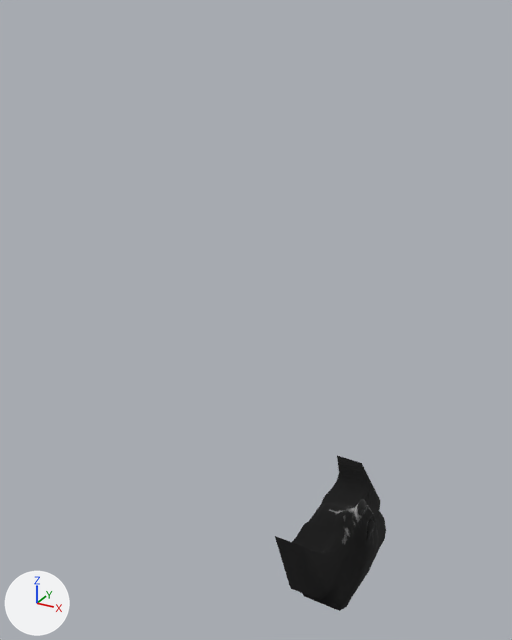
What one commit did to the glTF model historically-accurate-game-jam-13/Assets/3D/Snout.glb.
Both versions are drawn from a 50 mm camera at (2.12, -2.72, 2.11) aimed at (0.62, 0.02, 0.74). The axes (+X, +Y, +Z) are drawn at lower left. The lights are the same throughout. The first picture is the older version. Where no turn or scale is listed for an object, it has been applied to the vertices. Vertices at exactly the same position are counted once.

The scene before the commit, as lines of its bpy script (objects in view):
```python
me_gazq8epl9i84597rnjg0yasnj_001 = bpy.data.meshes.new('GAZQ8EPL9I84597RNJG0YASNJ.001')
me_gazq8epl9i84597rnjg0yasnj_001.from_pydata(...)  # 758 vertices, 1457 faces; spans x 0.097..0.465, y -0.411..0.411, z 0.677..1.094
me_gazq8epl9i84597rnjg0yasnj_001.materials.append(mat_material)
ob_laika_001 = bpy.data.objects.new('Laika.001', me_gazq8epl9i84597rnjg0yasnj_001)
ob_laika_001.location = (0.833, 0.0, -1.186)
```
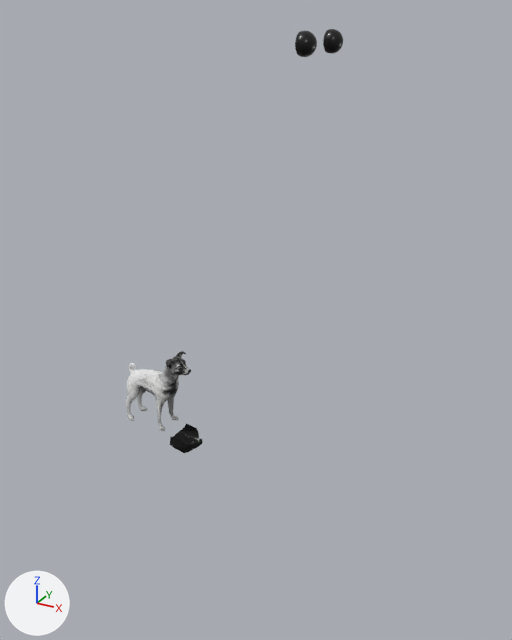
Where the newer file only moved an object's origin or applied its transform, the numbers keep the older frame.

Changed parts and their boxes (x1, y1, x2, y2) in the pictures (512 x 640 px):
```json
{"object": "Laika.001", "change": "reshaped", "before": [275, 456, 386, 611], "after": [170, 423, 203, 453], "on screen": "70% narrower, 80% shorter"}
{"object": "Laika", "change": "added", "after": [126, 351, 191, 431]}
{"object": "Sphere", "change": "added", "after": [295, 29, 343, 57]}
```

Edits to the scene script, one JSON object a line:
```json
{"block": "me_gazq8epl9i84597rnjg0yasnj_001", "where": "# used by ob_laika_001; location = (0.833, 0.0, -1.186)"}
{"op": "remove", "block": "me_gazq8epl9i84597rnjg0yasnj_001", "code": "me_gazq8epl9i84597rnjg0yasnj_001.from_pydata(...)  # 758 vertices, 1457 faces; spans x 0.097..0.465, y -0.411..0.411, z 0.677..1.094"}
{"op": "add", "block": "me_gazq8epl9i84597rnjg0yasnj_001", "code": "me_gazq8epl9i84597rnjg0yasnj_001.from_pydata(...)  # 758 vertices, 1457 faces; spans x -0.7..-0.54, y -0.082..0.082, z 1.079..1.175"}
{"block": "me_gazq8epl9i84597rnjg0yasnj_001", "change": "me_gazq8epl9i84597rnjg0yasnj_001 part 1: the whole mesh is multiplied about its middle by the matrix ((0.488, 0.0, 0.235), (0.0, 0.2, 0.0), (-0.087, 0.0, 0.18)), then moved by (-0.921, 0.0, 0.245)"}
{"op": "add", "block": "me_sphere", "code": ["me_sphere = bpy.data.meshes.new('Sphere')", "me_sphere.from_pydata(...)  # 642 vertices, 1216 faces; spans x 1.001..1.065, y -0.175..0.175, z 1.926..2.019", "me_sphere.materials.append(mat_material)"]}
{"op": "add", "block": "me_gazq8epl9i84597rnjg0yasnj", "code": ["me_gazq8epl9i84597rnjg0yasnj = bpy.data.meshes.new('GAZQ8EPL9I84597RNJG0YASNJ')", "me_gazq8epl9i84597rnjg0yasnj.from_pydata(...)  # 3104 vertices, 6159 faces; spans x -0.173..0.24, y -0.078..0.078, z -0.25..0.195", "me_gazq8epl9i84597rnjg0yasnj.materials.append(mat_material)"]}
{"op": "add", "block": "ob_sphere", "code": ["ob_sphere = bpy.data.objects.new('Sphere', me_sphere)", "ob_sphere.location = (-0.114, 0.0, 0.012)"]}
{"op": "add", "block": "ob_laika", "code": ["ob_laika = bpy.data.objects.new('Laika', me_gazq8epl9i84597rnjg0yasnj)", "ob_laika.location = (0.0, 0.0, 0.25)"]}
```
